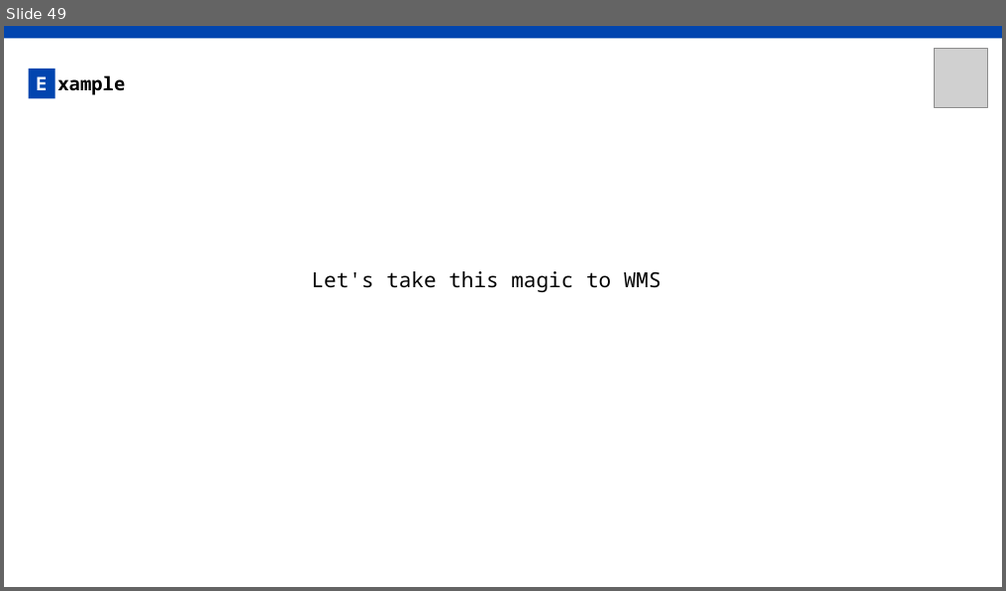
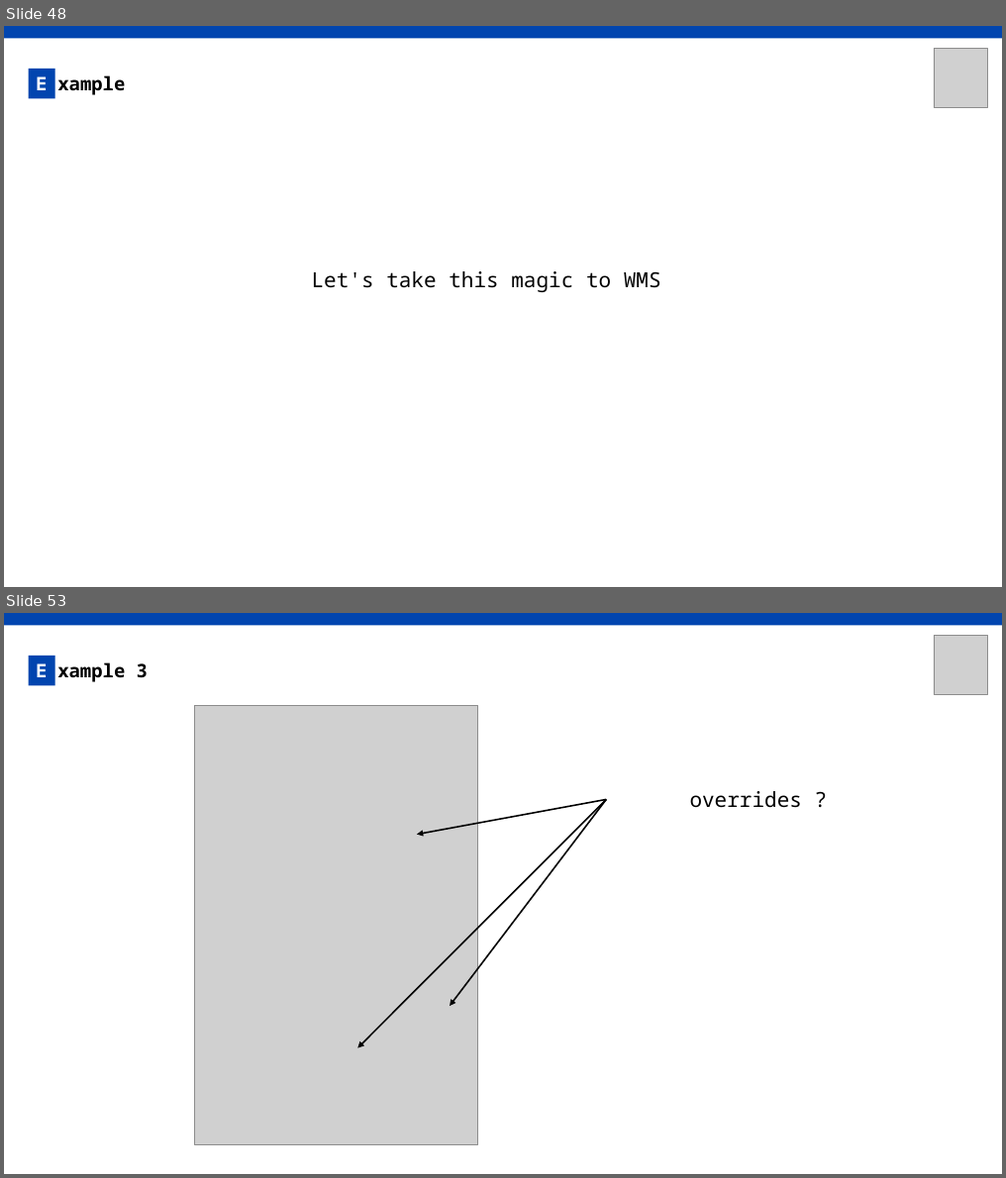
Before and after one commit to AxelPauwels/SEM-BIO, a slide deck: presentation/SEM&BIO.pptx. Shown one above the other, each under a label of ours: slide 49 before the commit, slides 48 and 53 after it; the slides between them are not shown. The pictures are 1006x591 and 1006x1178 pixels, drawn with LibreOffice and Linux fonts; fonts in the diff are those of the drawing; grey boxes stand for pictures. Boxes give left, top, right and bottom in pixels: in the first picture for what was removed or moved away, otherwise in the second. Text is boxed around its words. In the diff, an @@ line names an element or a change of style, - is before the commit and + after.

```diff
--- a/presentation/SEM&BIO.pptx
+++ b/presentation/SEM&BIO.pptx
@@ slide 53 added at bbox=[4, 613, 1002, 1174], background #FFFFFF @@
@@ rectangle added at bbox=[4, 613, 1002, 626], fill #0145AF @@
@@ picture added at bbox=[934, 635, 988, 694] @@
@@ rectangle added at bbox=[29, 656, 55, 685], fill #0145AF, 18 pt, text #FFFFFF, bold @@
+E
@@ text added at bbox=[57, 663, 148, 682], 18 pt, text #000000, bold @@
+xample 3
@@ picture added at bbox=[194, 706, 478, 1145] @@
@@ arrow added from (607, 799) to (358, 1049), #000000 1.5 pt @@
@@ arrow added from (607, 799) to (417, 835), #000000 1.5 pt @@
@@ arrow added from (607, 799) to (450, 1006), #000000 1.5 pt @@
@@ text added at bbox=[690, 791, 802, 808], 20 pt, text #000000 @@
+overrides ?
@@ what was slide 49 is now slide 48 @@
```
Also in this commit, not shown: 2 slides changed, 14 other slides added, 1 slide removed.
